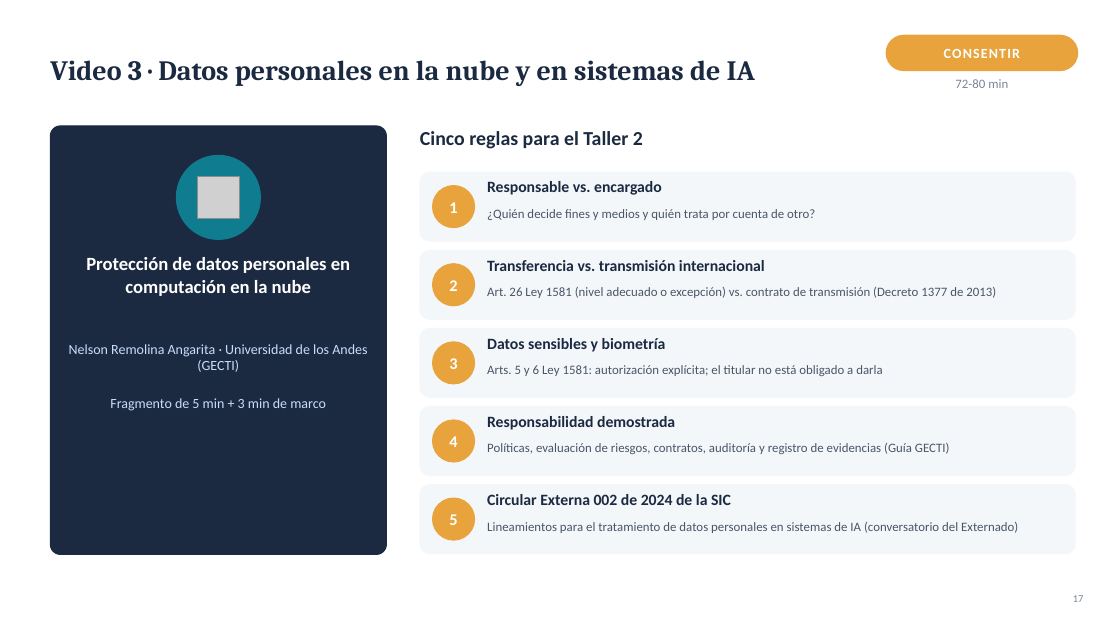
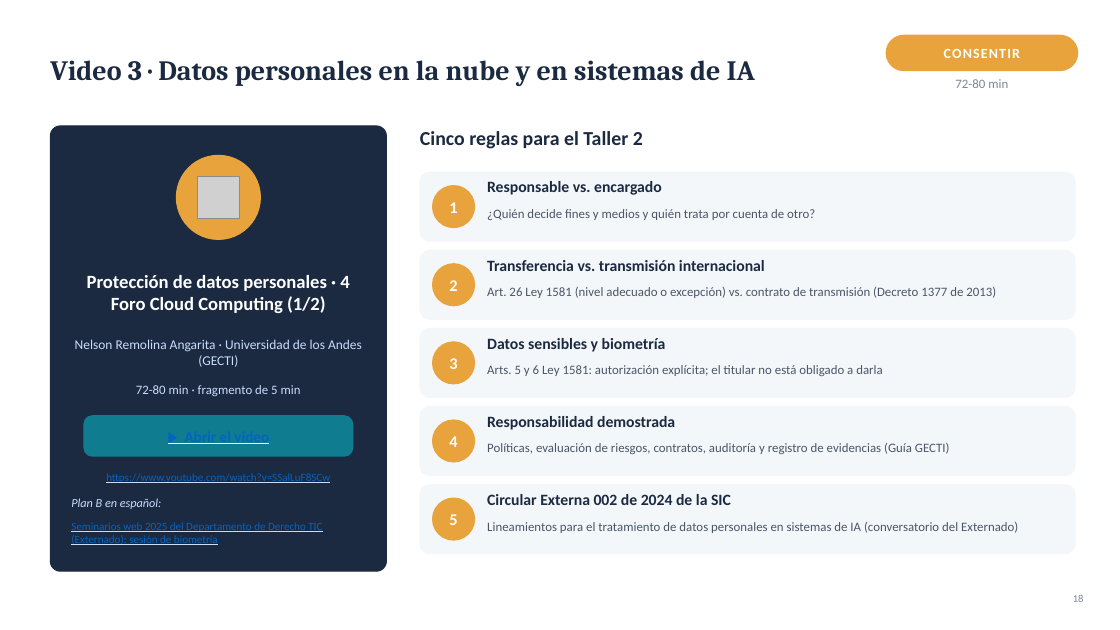
Before and after one commit to Arturoramos22/Arturoramos22, a slide deck: slide 18 of conferencia-derecho-tecnologia/DIAPOSITIVAS.pptx (slide 17 before the commit). Drawn at 1120x630 pixels with LibreOffice and Linux fonts; fonts in the diff are those of the drawing; grey boxes stand for pictures. Boxes give left, top, right and bottom in pixels: in the first picture for what was removed or moved away, otherwise in the second. Text is boxed around its words. In the diff, an @@ line names an element or a change of style, - is before the commit and + after.

```diff
--- a/conferencia-derecho-tecnologia/DIAPOSITIVAS.pptx
+++ b/conferencia-derecho-tecnologia/DIAPOSITIVAS.pptx
@@ rounded rectangle: place and size @@
-rounded rectangle at [50, 126, 386, 555]
+rounded rectangle at [50, 126, 386, 571]
@@ ellipse at [176, 155, 260, 239]: fill #0F7C90 to #E8A33D; outline #0F7C90 1 pt to #E8A33D 1 pt @@
@@ text "Protección de datos personales · ..." at [87, 275, 349, 313]: vertical alignment top to middle @@
@@ text at [87, 275, 349, 313]: text changed @@
-Protección de datos personales en computación en la nube
+Protección de datos personales · 4 Foro Cloud Computing (1/2)
@@ text "Nelson Remolina Angarita · Universidad ..." at [75, 339, 362, 367]: size 12 to 11.5 pt @@
@@ text at [136, 385, 301, 396]: text changed; size 12 to 11 pt @@
-Fragmento de 5 min + 3 min de marco
+72-80 min · fragmento de 5 min
@@ rounded rectangle added at [84, 416, 353, 456], fill #0F7C90, outline #0F7C90 1 pt @@
@@ text added at [185, 432, 269, 444], 13 pt, text #0563C1, bold, underline @@
+▶ Abrir el video
@@ text added at [106, 473, 330, 483], 9.5 pt, text #0563C1, underline @@
+https://www.youtube.com/watch?v=SSalLuF8SCw
@@ text added at [71, 498, 162, 509], 10.5 pt, text #CADCFC, italic @@
+Plan B en español:
@@ text added at [71, 522, 322, 545], 9.5 pt, text #0563C1, underline @@
+Seminarios web 2025 del Departamento de Derecho TIC (Externado): sesión de biometría
@@ text at [1073, 595, 1084, 602]: text changed @@
-17
+18
```
Also in this commit, not shown: 15 other slides changed, 1 slide added, 2 other files.
